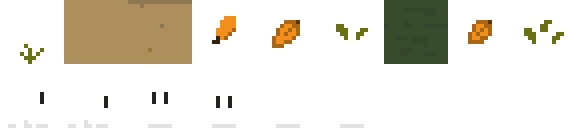
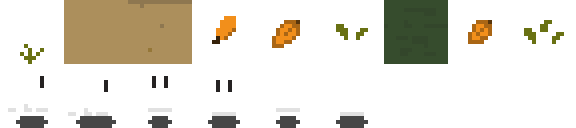
Revision of a layered 576×128 image; what changed, layer by layer:
painted on "Hintergrund" over [8, 76, 368, 128]
